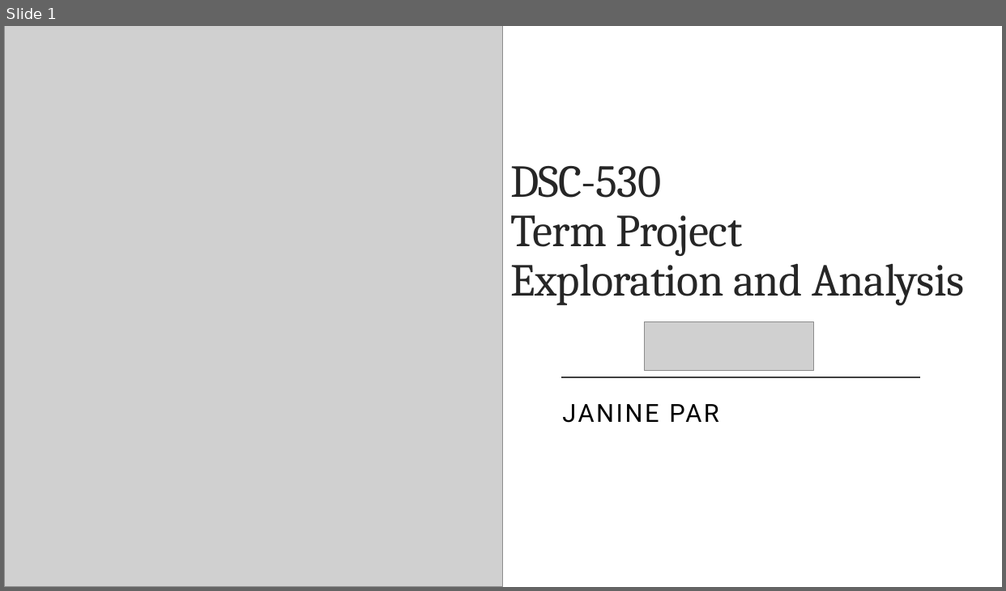
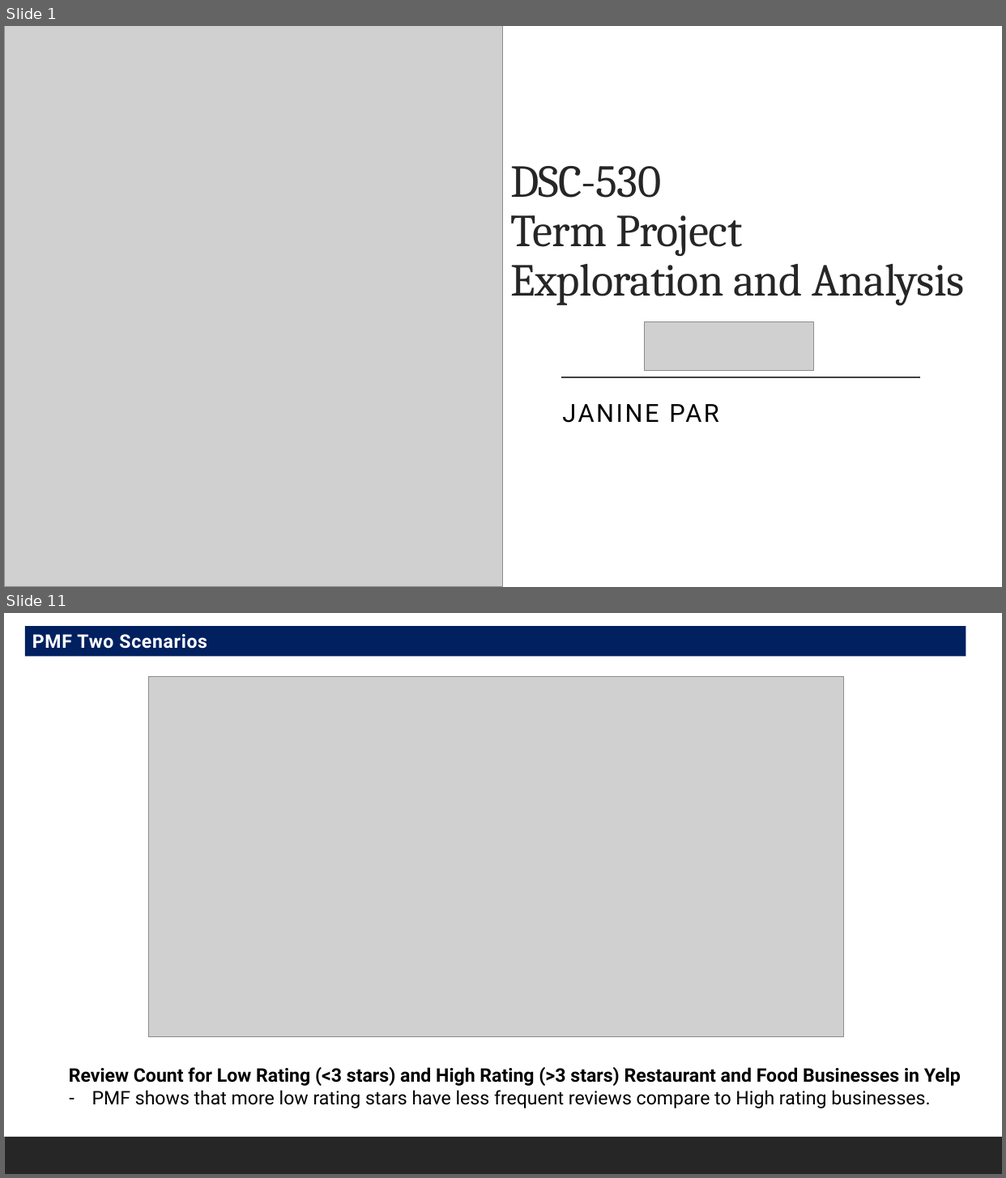
Before and after one commit to Tutay0913JP/DSC530, a slide deck: ParJanineDSC530-T303Week12_YelpDataset.pptx. Shown one above the other, each under a label of ours: slide 1 before the commit, slides 1 and 11 after it; the slides between them are not shown. The pictures are 1006x591 and 1006x1178 pixels, drawn with LibreOffice and Linux fonts; fonts in the diff are those of the drawing; grey boxes stand for pictures. Boxes give left, top, right and bottom in pixels: in the first picture for what was removed or moved away, otherwise in the second. Text is boxed around its words. In the diff, an @@ line names an element or a change of style, - is before the commit and + after.

```diff
--- a/ParJanineDSC530-T303Week12_YelpDataset.pptx
+++ b/ParJanineDSC530-T303Week12_YelpDataset.pptx
@@ slide 11 added at (x1=4, y1=613, x2=1002, y2=1174), background #FFFFFF; not listed: 1 template element that a slide beside it also shows @@
@@ rectangle added at (x1=25, y1=627, x2=966, y2=657), fill #002060, 18 pt, text #FFFFFF, bold @@
+PMF Two Scenarios
@@ picture added at (x1=148, y1=677, x2=844, y2=1037) @@
@@ text added at (x1=69, y1=1067, x2=961, y2=1109), 18 pt, text #000000, bold @@
+Review Count for Low Rating (<3 stars) and High Rating (>3 stars) Restaurant and Food Businesses in Yelp
+– PMF shows that more low rating stars have less frequent reviews compare to High rating businesses.
```
Also in this commit, not shown: 3 slides changed, 12 other slides added, 9 slides removed.
